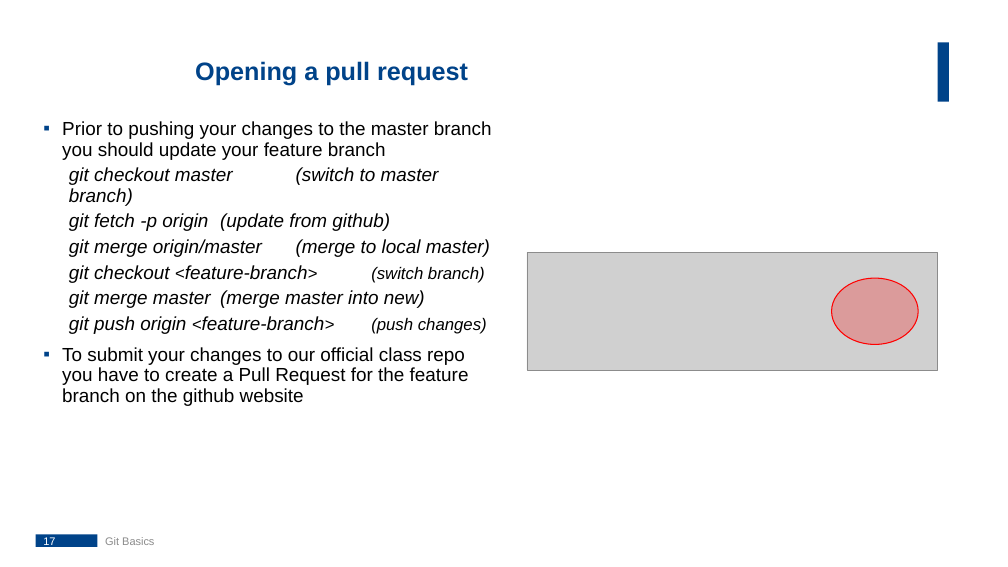
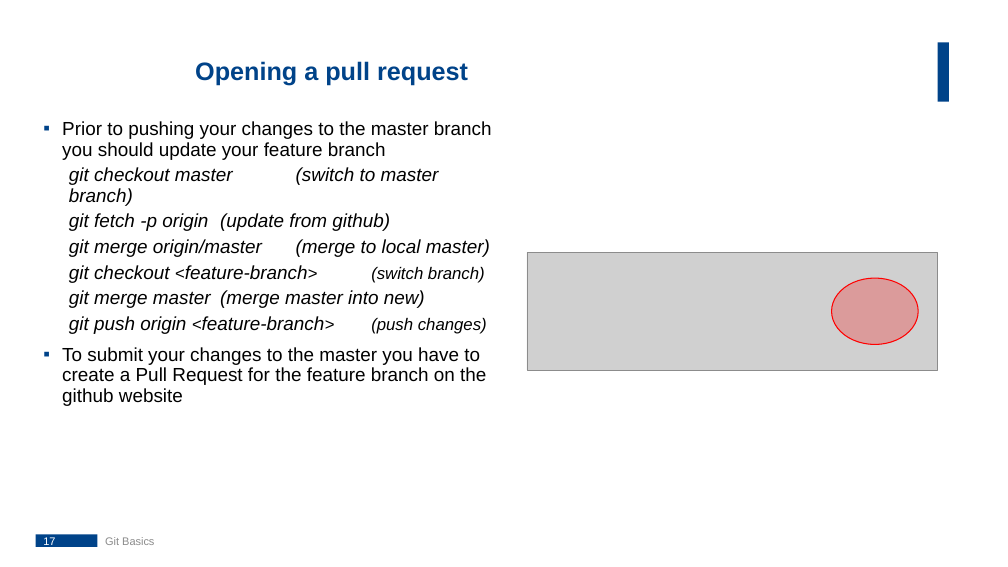
Before and after one commit to NikoStein/klausurtagung2020, a slide deck: slide 17 of 01_Version Control.pptx. Drawn at 1008x567 pixels with LibreOffice and Linux fonts; fonts in the diff are those of the drawing; grey boxes stand for pictures; background and template pictures are left out. Boxes give left, top, right and bottom in pixels: in the first picture for what was removed or moved away, otherwise in the second. Text is boxed around its words. In the diff, an @@ line names an element or a change of style, - is before the commit and + after.

```diff
--- a/01_Version Control.pptx
+++ b/01_Version Control.pptx
@@ text at (x1=62, y1=347, x2=486, y2=406): text changed @@
-▪ To submit your changes to our official class repo you have to create a Pull Request for the feature branch on the github website
+▪ To submit your changes to the master you have to create a Pull Request for the feature branch on the github website
```
Also in this commit, not shown: 1 other slide changed, 1 slide removed.
